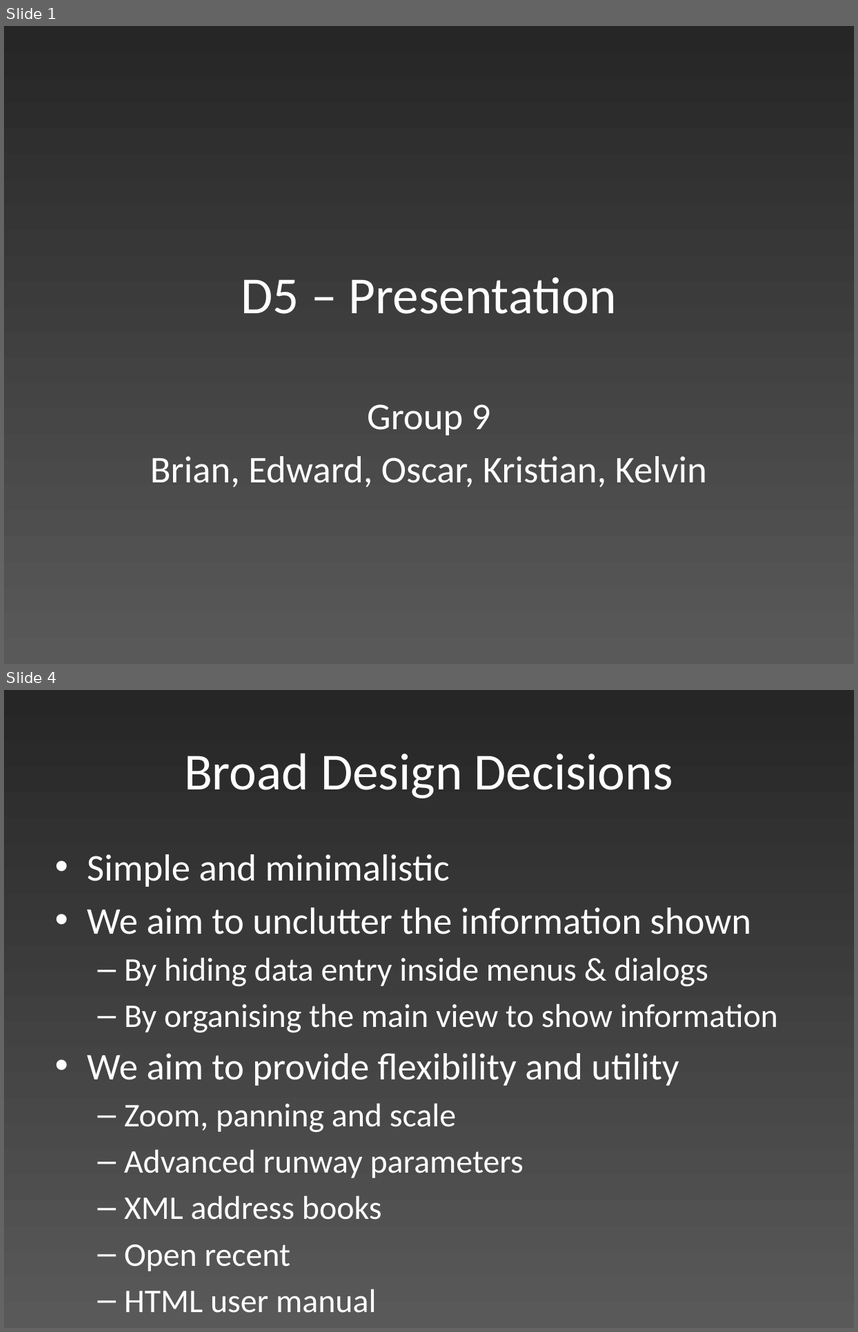
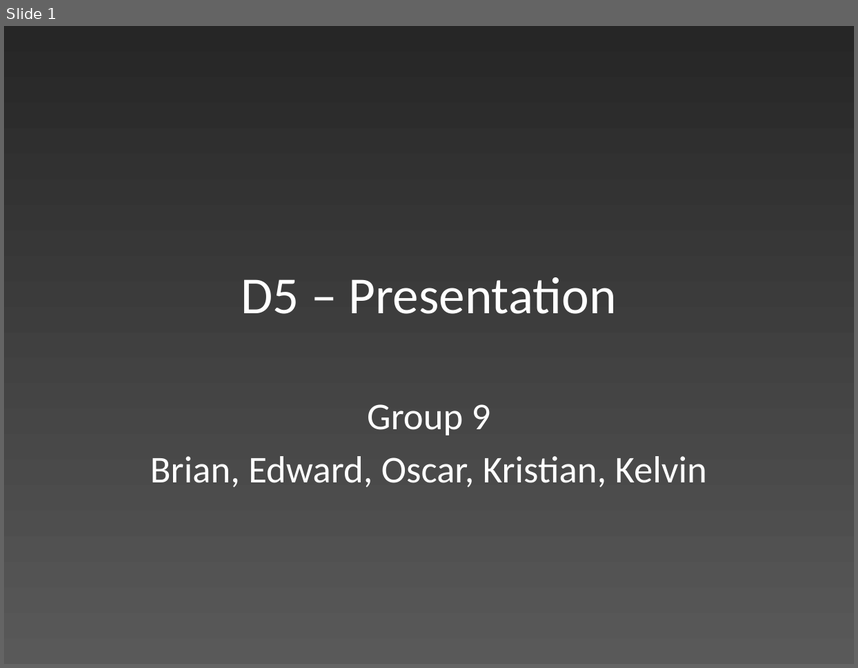
Before and after one commit to edderick/RunwayRedeclaration, a slide deck: doc/Final Presentation/Slides.pptx. Shown one above the other, each under a label of ours: slides 1 and 4 before the commit, slide 1 after it; the slides between them are not shown. The pictures are 858x1332 and 858x668 pixels, drawn with LibreOffice and Linux fonts; fonts in the diff are those of the drawing. Boxes give left, top, right and bottom in pixels: in the first picture for what was removed or moved away, otherwise in the second. Text is boxed around its words. In the diff, an @@ line names an element or a change of style, - is before the commit and + after.

```diff
--- a/doc/Final Presentation/Slides.pptx
+++ b/doc/Final Presentation/Slides.pptx
@@ slide 4 removed at (4,690,854,1328), background gradient #595959 to #262626 @@
@@ title removed at (184,753,673,798) @@
-Broad Design Decisions
@@ text removed at (87,854,778,1312) @@
-• Simple and minimalistic
-• We aim to unclutter the information shown
-  – By hiding data entry inside menus & dialogs
-  – By organising the main view to show information
-• We aim to provide flexibility and utility
-  – Zoom, panning and scale
-  – Advanced runway parameters
-  – XML address books
-  – Open recent
-  – HTML user manual
```
Also in this commit, not shown: 1 slide changed, 2 slides added, 1 other slide removed.
